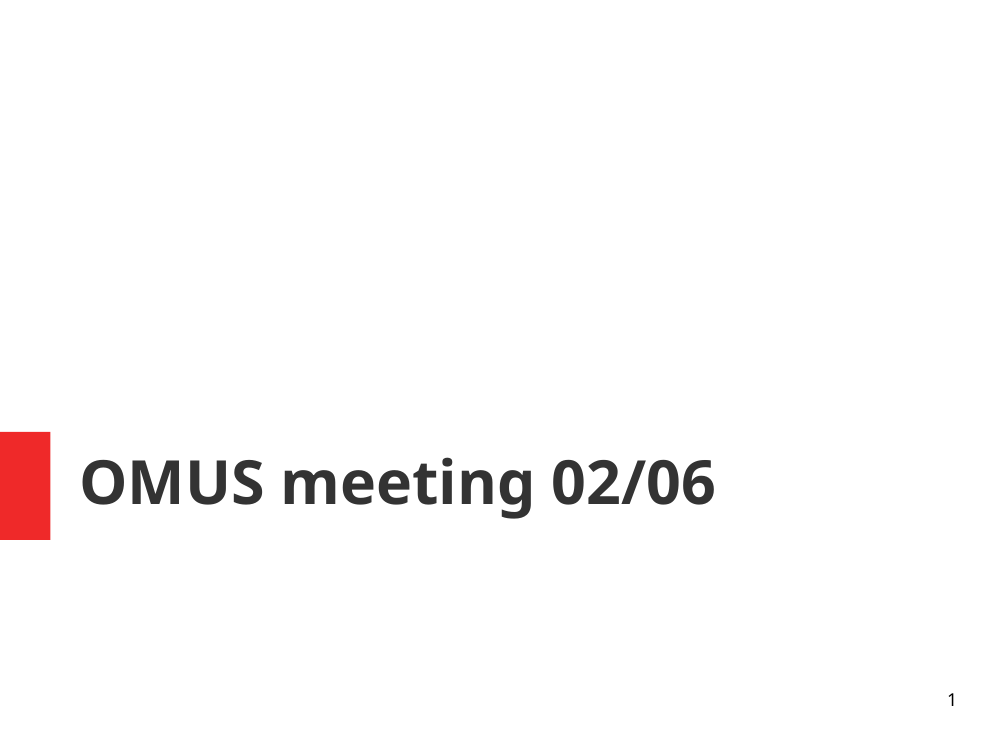
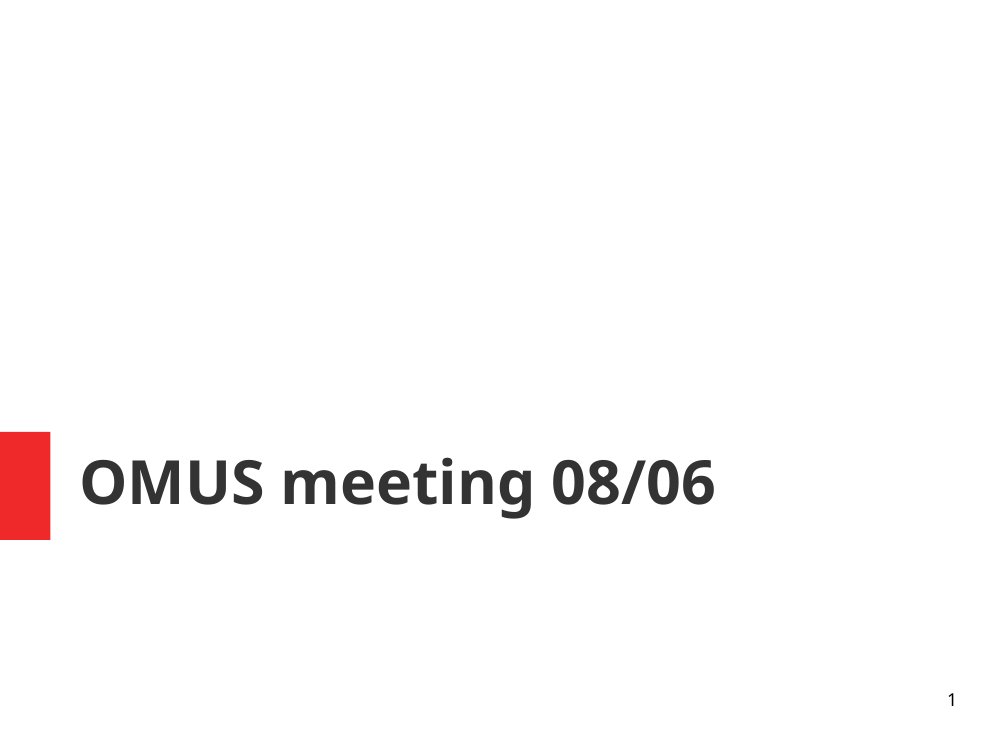
Before and after one commit to bartbog/holygrail, a slide deck: slide 1 of experiments/03_OMUS/B_meetings/2020_06_08.odp. Drawn at 1008x756 pixels with LibreOffice and Linux fonts; fonts in the diff are those of the drawing. Boxes give left, top, right and bottom in pixels: in the first picture for what was removed or moved away, otherwise in the second. Text is boxed around its words. In the diff, an @@ line names an element or a change of style, - is before the commit and + after.

Commit message:
meetings

```diff
--- a/experiments/03_OMUS/B_meetings/2020_06_08.odp
+++ b/experiments/03_OMUS/B_meetings/2020_06_08.odp
@@ title at box(79, 457, 717, 519): text changed @@
-OMUS meeting 02/06
+OMUS meeting 08/06
```
Also in this commit, not shown: 1 other slide changed, 2 slides added, 2 slides removed, 2 other files.
